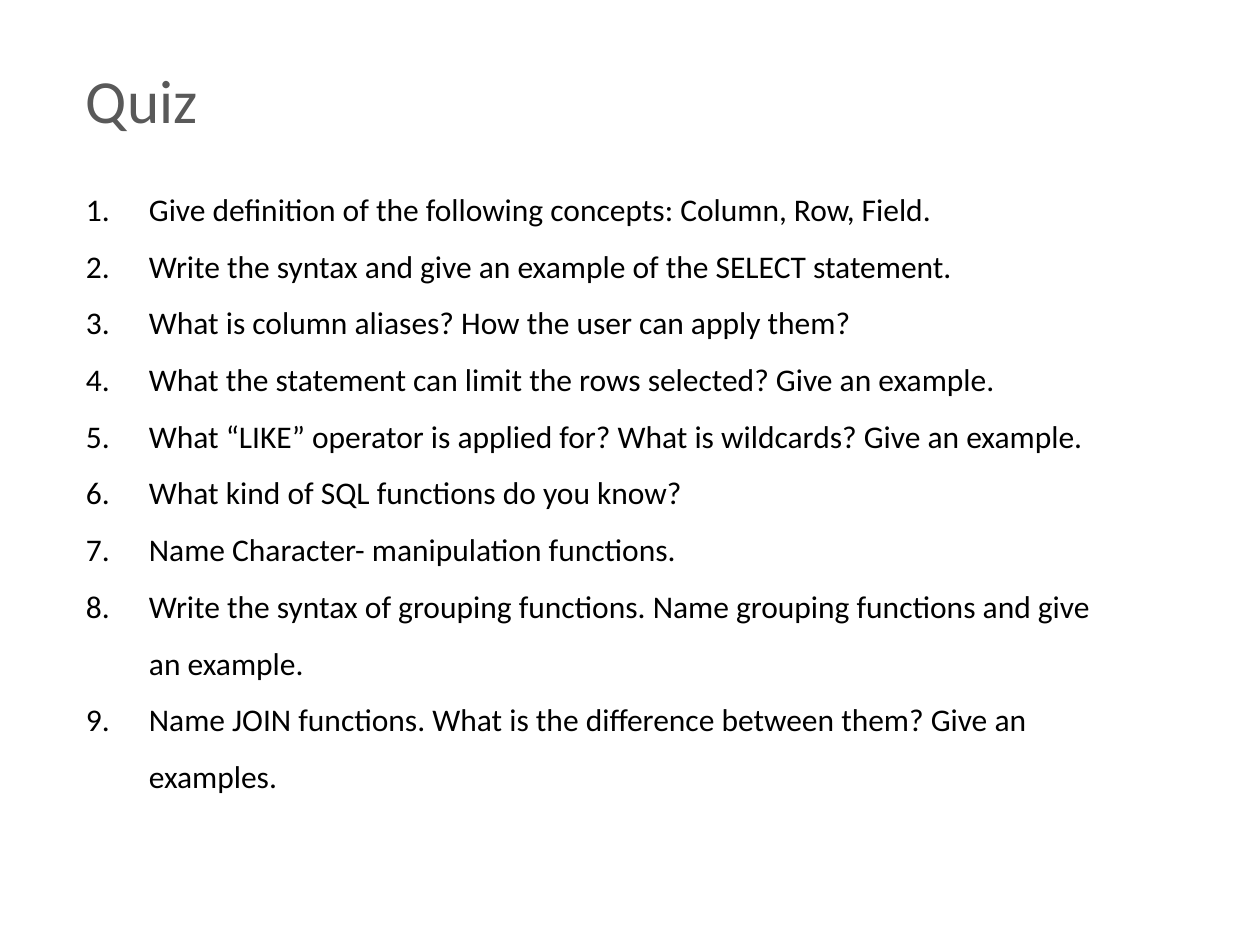
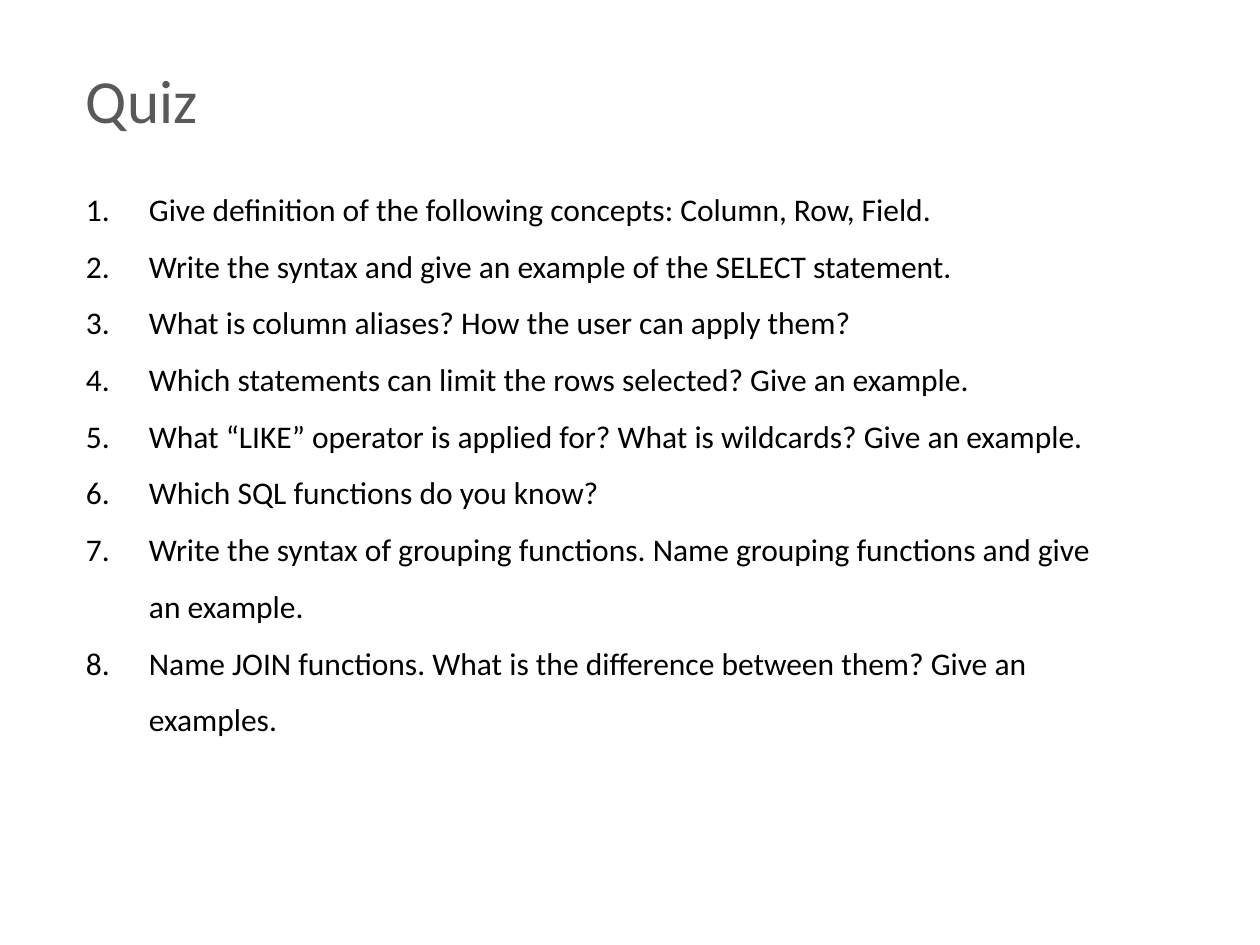
Before and after one commit to BigRacer/swtesting, a slide deck: slide 44 of 7.SQL Intro/SQL.pptx (slide 43 before the commit). Drawn at 1260x945 pixels with LibreOffice and Linux fonts; fonts in the diff are those of the drawing; background and template pictures are left out. Boxes give left, top, right and bottom in pixels: in the first picture for what was removed or moved away, otherwise in the second. Text is boxed around its words. In the diff, an @@ line names an element or a change of style, - is before the commit and + after.

```diff
--- a/7.SQL Intro/SQL.pptx
+++ b/7.SQL Intro/SQL.pptx
@@ text at box(149, 369, 969, 396): text changed @@
-4. What the statement can limit the rows selected? Give an example.
+4. Which statements can limit the rows selected? Give an example.
@@ text at box(149, 482, 598, 509): text changed @@
-6. What kind of SQL functions do you know?
-7. Name Character- manipulation functions.
+6. Which SQL functions do you know?
```
Also in this commit, not shown: 8 other slides changed, 1 slide added, 9 other files.
